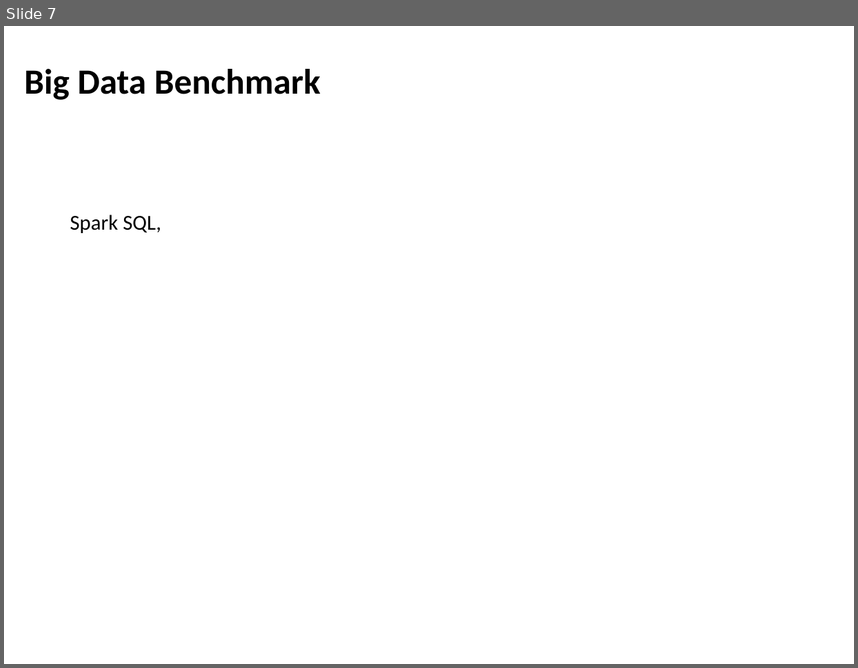
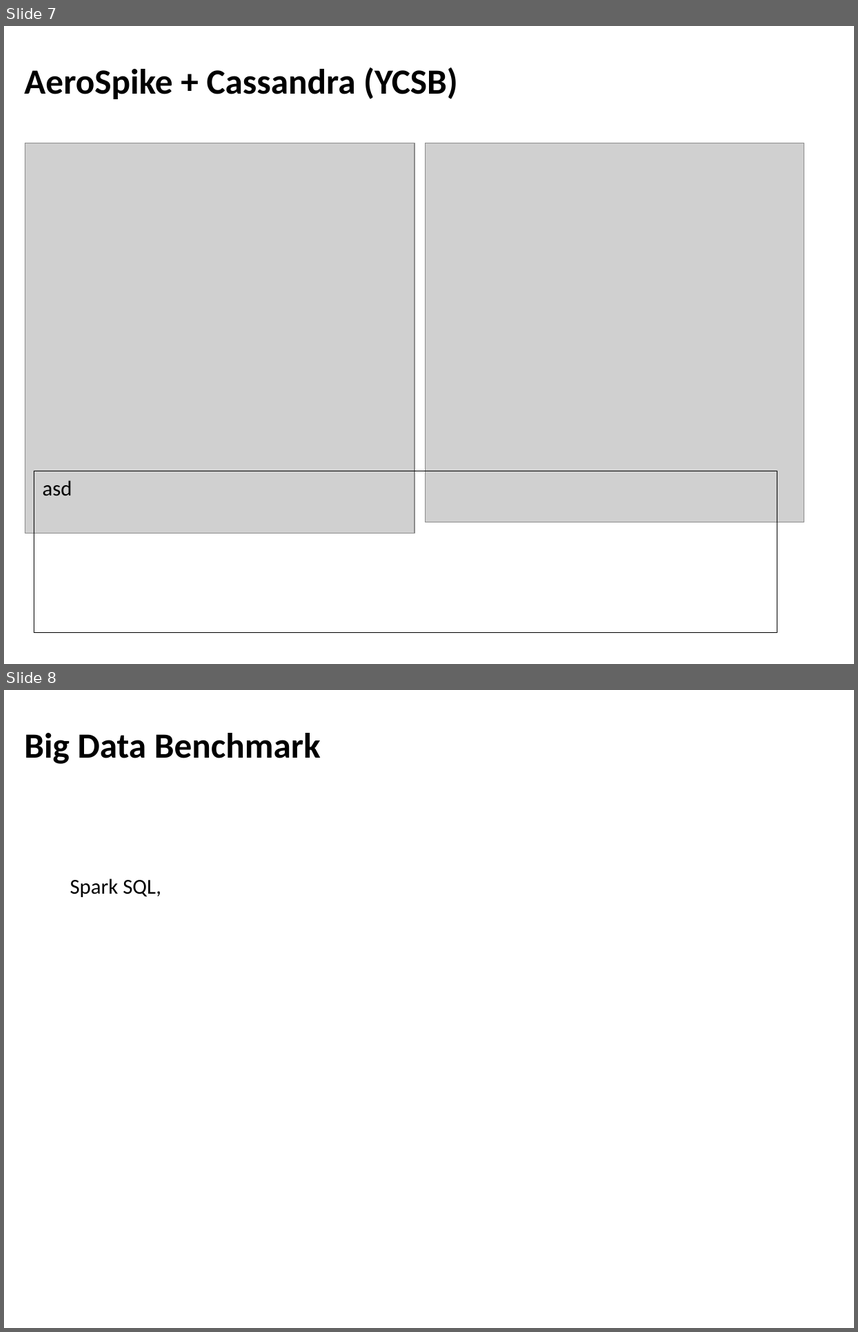
Before and after one commit to jcarreira/aspire-retreat, a slide deck: FireboxBenchmarks-retreat.pptx. Shown one above the other, each under a label of ours: slide 7 before the commit, slides 7 and 8 after it. The pictures are 858x668 and 858x1332 pixels, drawn with LibreOffice and Linux fonts; fonts in the diff are those of the drawing; grey boxes stand for pictures. Boxes give left, top, right and bottom in pixels: in the first picture for what was removed or moved away, otherwise in the second. Text is boxed around its words. In the diff, an @@ line names an element or a change of style, - is before the commit and + after.

```diff
--- a/FireboxBenchmarks-retreat.pptx
+++ b/FireboxBenchmarks-retreat.pptx
@@ slide 7 added at <box>4,26,854,664</box>, background #FFFFFF @@
@@ text added at <box>24,67,458,99</box>, 30 pt, text #000000, bold @@
+AeroSpike + Cassandra (YCSB)
@@ picture added at <box>25,143,415,532</box> @@
@@ picture added at <box>425,143,804,522</box> @@
@@ rectangle added at <box>34,470,777,632</box>, outline #000000 0.75 pt, 18 pt, text #000000 @@
+asd
@@ what was slide 7 is now slide 8 @@
```
Also in this commit, not shown: 4 slides changed, 6 other slides added, 3 slides removed, 11 other files.
